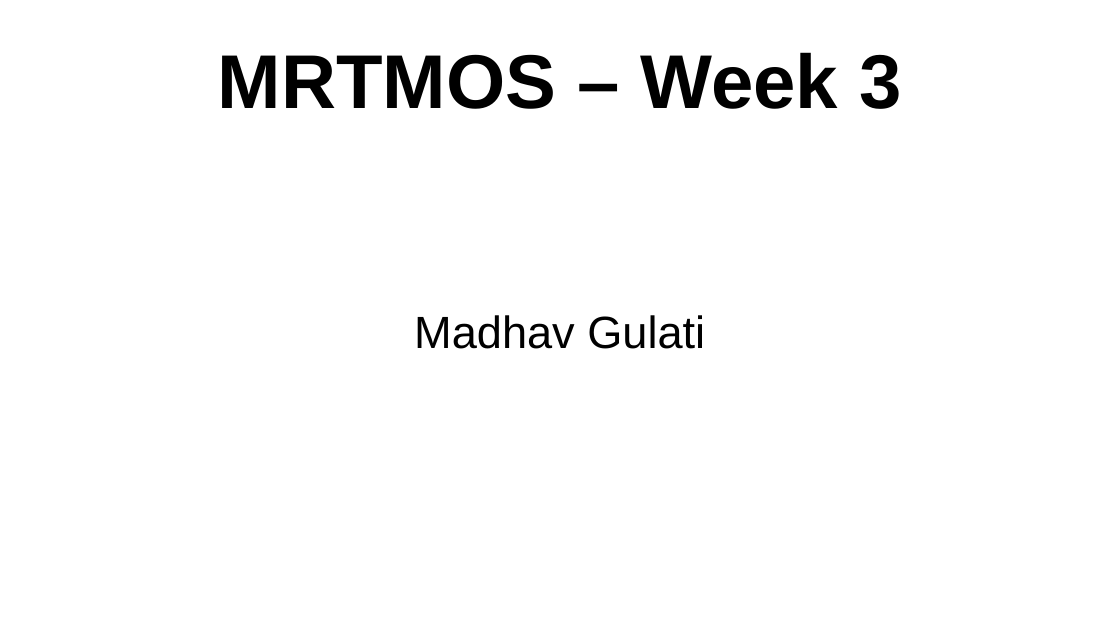
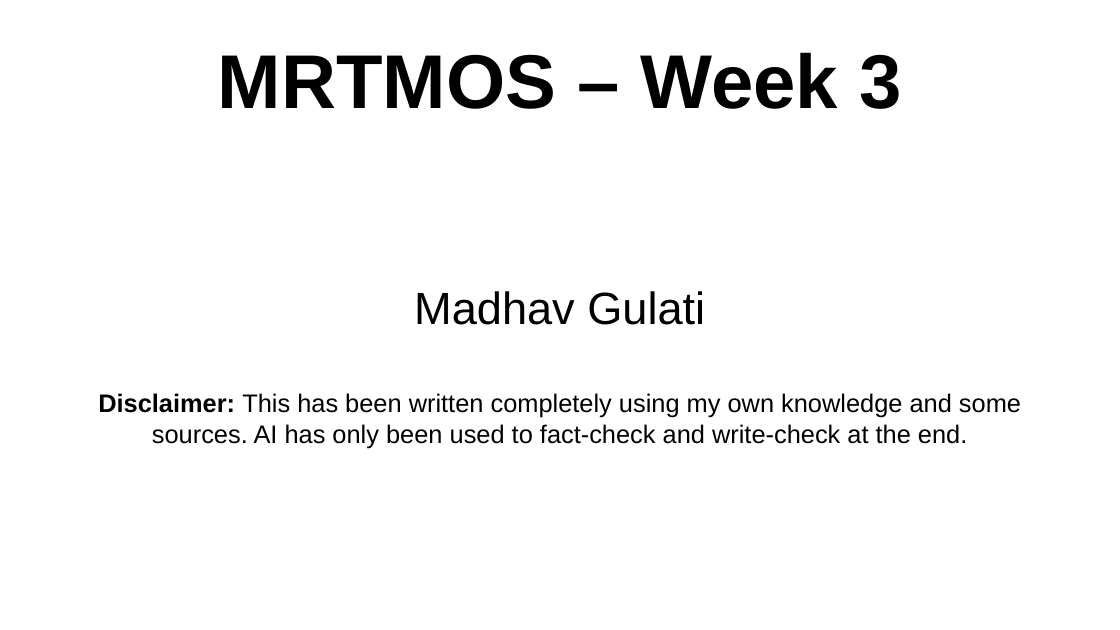
Before and after one commit to madhavgulati277/SSCS-Chipathon-Track-C-MOSbius, a slide deck: slide 1 of ppt_mmg_architecture.odp. Drawn at 1120x630 pixels with LibreOffice and Linux fonts; fonts in the diff are those of the drawing. Boxes give left, top, right and bottom in pixels: in the first picture for what was removed or moved away, otherwise in the second. Text is boxed around its words. In the diff, an @@ line names an element or a change of style, - is before the commit and + after.

```diff
--- a/ppt_mmg_architecture.odp
+++ b/ppt_mmg_architecture.odp
@@ subtitle at <box>98,393,1021,448</box>: paragraph added @@
+Disclaimer: This has been written completely using my own knowledge and some sources. AI has only been used to fact-check and write-check at the end.
```
Also in this commit, not shown: 7 other slides changed, 2 slides added, 3 other files.
